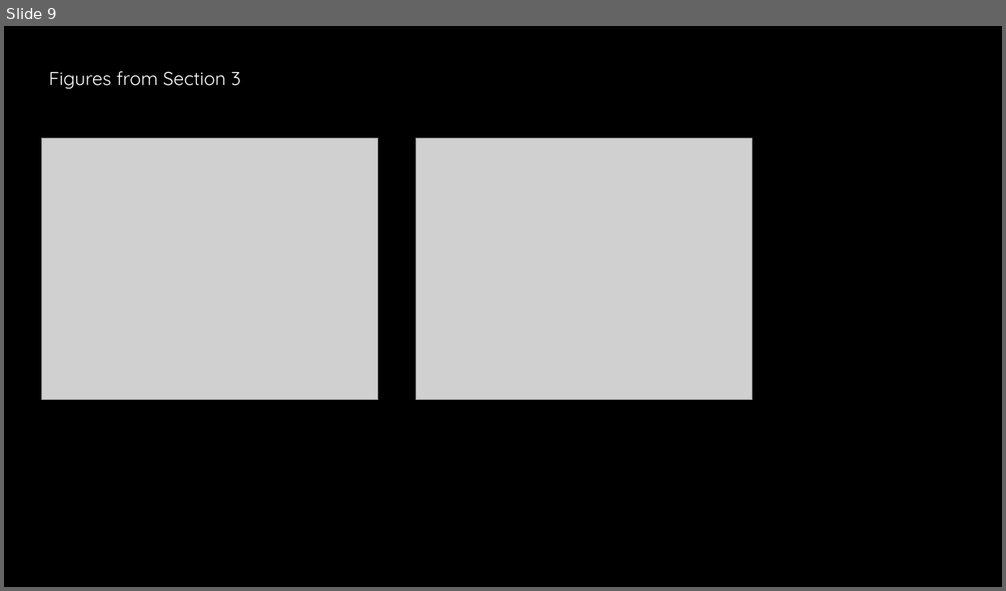
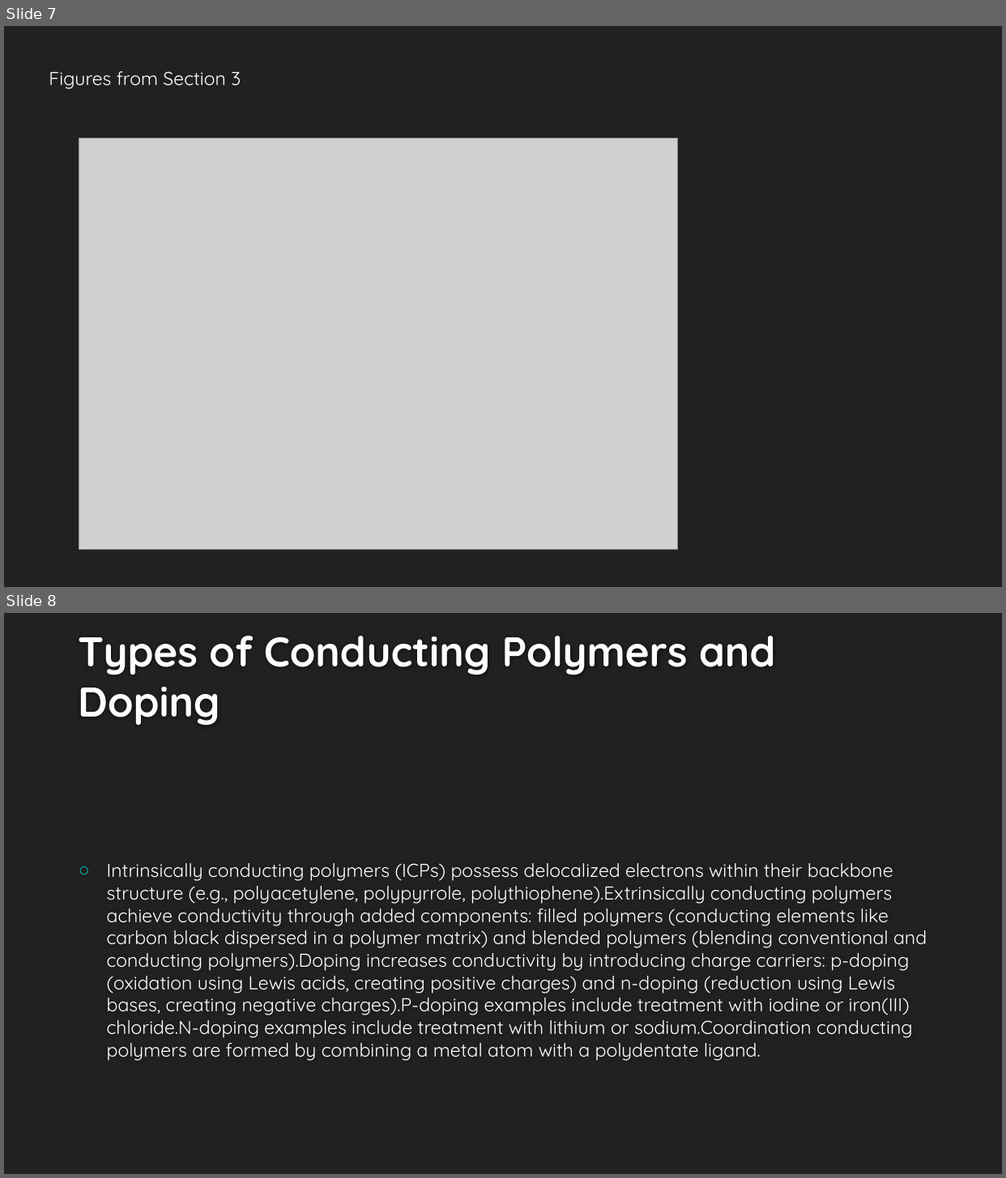
Before and after one commit to AdityaB-11/Pdf_to_presentation_GenAI, a slide deck: output/generated_presentation.pptx. Shown one above the other, each under a label of ours: slide 9 before the commit, slides 7 and 8 after it. The pictures are 1006x591 and 1006x1178 pixels, drawn with LibreOffice and Linux fonts; fonts in the diff are those of the drawing; grey boxes stand for pictures; background and template pictures are left out. Boxes give left, top, right and bottom in pixels: in the first picture for what was removed or moved away, otherwise in the second. Text is boxed around its words. In the diff, an @@ line names an element or a change of style, - is before the commit and + after.

```diff
--- a/output/generated_presentation.pptx
+++ b/output/generated_presentation.pptx
@@ slide 8 added at (4,613,1002,1174), background #212121 @@
@@ title added at (78,636,775,726), 40 pt, text #FEFEFE, bold @@
+Types of Conducting Polymers and Doping
@@ text added at (107,863,927,1061), 18 pt, text #FFFFFF @@
+○ Intrinsically conducting polymers (ICPs) possess delocalized electrons within their backbone structure (e.g., polyacetylene, polypyrrole, polythiophene).Extrinsically conducting polymers achieve conductivity through added components: filled polymers (conducting elements like carbon black dispersed in a polymer matrix) and blended polymers (blending conventional and conducting polymers).Doping increases conductivity by introducing charge carriers: p-doping (oxidation using Lewis acids, creating positive charges) and n-doping (reduction using Lewis bases, creating negative charges).P-doping examples include treatment with iodine or iron(III) chloride.N-doping examples include treatment with lithium or sodium.Coordination conducting polymers are formed by combining a metal atom with a polydentate ligand.
@@ what was slide 9 is now slide 7 @@
@@ slide 7 changed as well @@
@@ background picture (left out) to #212121 @@
@@ picture: place and size @@
-picture at (41,139,378,400)
+picture at (79,139,678,550)
@@ picture removed at (415,139,752,400) @@
```
Also in this commit, not shown: 2 other slides changed, 7 other slides added, 12 slides removed, 6 other files.
